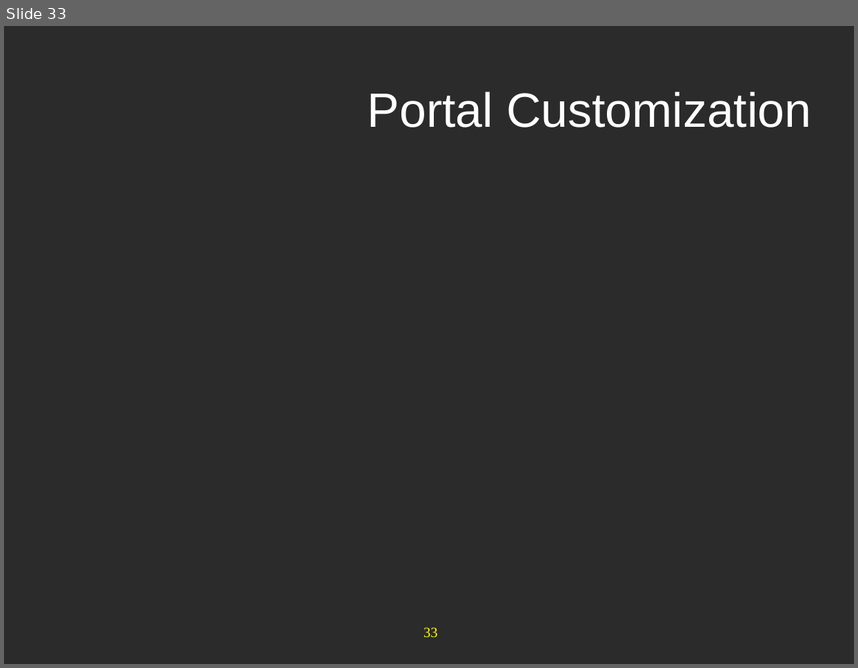
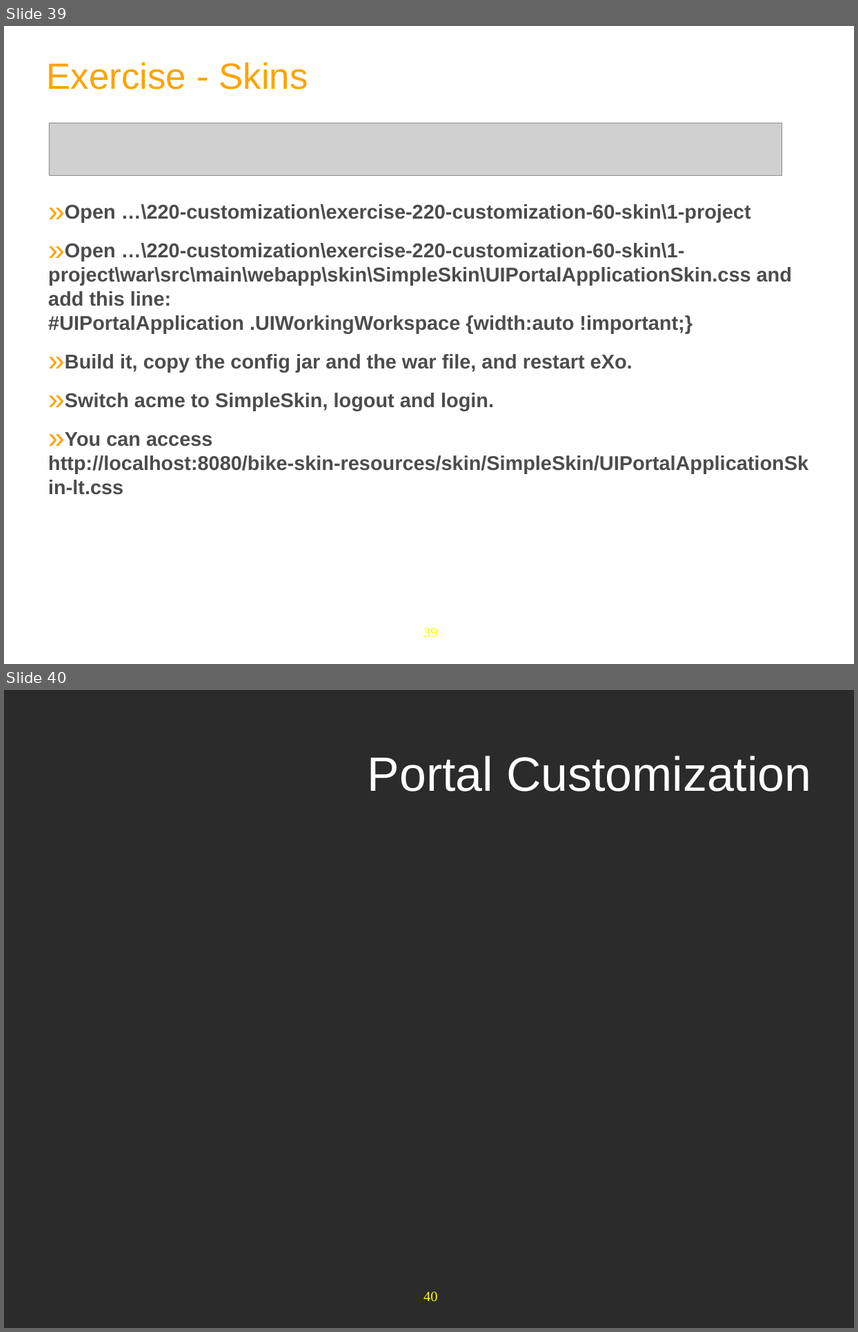
Before and after one commit to anhvurz90/training, a slide deck: exo-developer/220-customization/slides/220-customization-XDev-en.ppt. Shown one above the other, each under a label of ours: slide 33 before the commit, slides 39 and 40 after it. The pictures are 858x668 and 858x1332 pixels, drawn with LibreOffice and Linux fonts; fonts in the diff are those of the drawing; grey boxes stand for pictures; background and template pictures are left out; a plain dark background stands for a picture behind light text. Boxes give left, top, right and bottom in pixels: in the first picture for what was removed or moved away, otherwise in the second. Text is boxed around its words. In the diff, an @@ line names an element or a change of style, - is before the commit and + after.

```diff
--- a/exo-developer/220-customization/slides/220-customization-XDev-en.ppt
+++ b/exo-developer/220-customization/slides/220-customization-XDev-en.ppt
@@ slide 39 added at [4,26,854,664], background #FFFFFF; not listed: 1 template element that a slide beside it also shows @@
@@ text added at [46,62,308,89], 44 pt, text #FFA300 @@
+Exercise - Skins
@@ picture added at [50,123,782,176] @@
@@ text added at [48,204,809,495], 24 pt, text #4C4C4C, bold @@
+» Open …\220-customization\exercise-220-customization-60-skin\1-project
+» Open …\220-customization\exercise-220-customization-60-skin\1-project\war\src\main\webapp\skin\SimpleSkin\UIPortalApplicationSkin.css and add this line:
+  #UIPortalApplication .UIWorkingWorkspace {width:auto !important;}
+» Build it, copy the config jar and the war file, and restart eXo.
+» Switch acme to SimpleSkin, logout and login.
+» You can access http://localhost:8080/bike-skin-resources/skin/SimpleSkin/UIPortalApplicationSkin-lt.css
@@ what was slide 33 is now slide 40 @@
@@ page number at [424,1291,437,1301]: text changed @@
-33
+40
```
Also in this commit, not shown: 5 slides changed, 11 other slides added, 5 slides removed.
